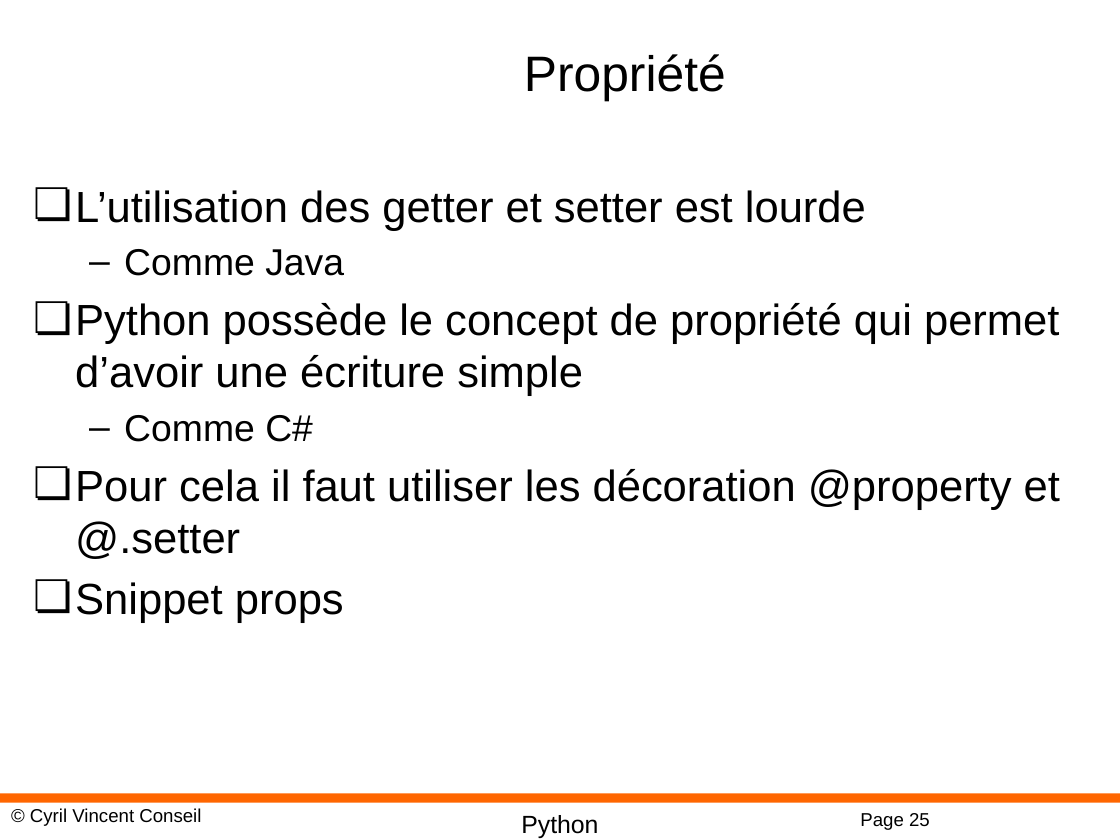
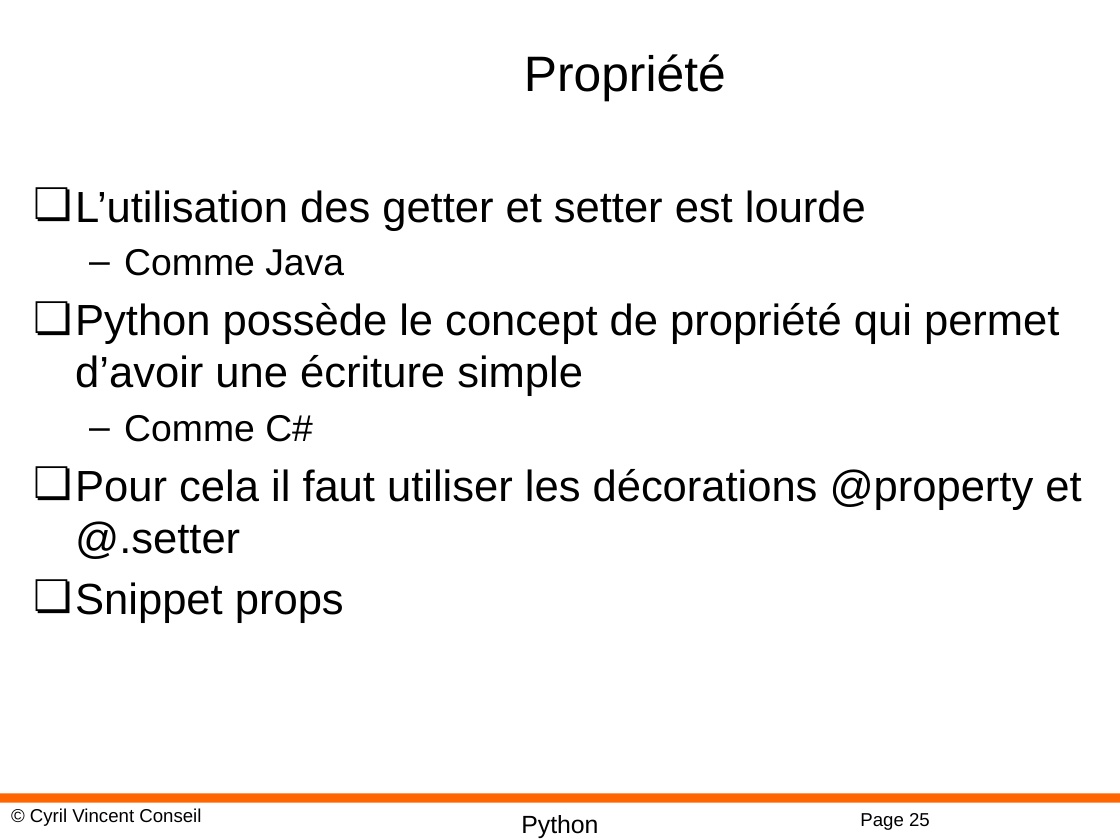
Before and after one commit to cyrilvincent/python-advanced, a slide deck: slide 25 of PPT/Python08-OO.pptx. Drawn at 1120x840 pixels with LibreOffice and Linux fonts; fonts in the diff are those of the drawing; background and template pictures are left out. Boxes give left, top, right and bottom in pixels: in the first picture for what was removed or moved away, otherwise in the second. Text is boxed around its words. In the diff, an @@ line names an element or a change of style, - is before the commit and + after.

```diff
--- a/PPT/Python08-OO.pptx
+++ b/PPT/Python08-OO.pptx
@@ text at box(75, 469, 1081, 559): text changed @@
-❏ Pour cela il faut utiliser les décoration @property et @.setter
+❏ Pour cela il faut utiliser les décorations @property et @.setter
```
Also in this commit, not shown: 1 other slide changed, 1 slide removed, 3 other files.
